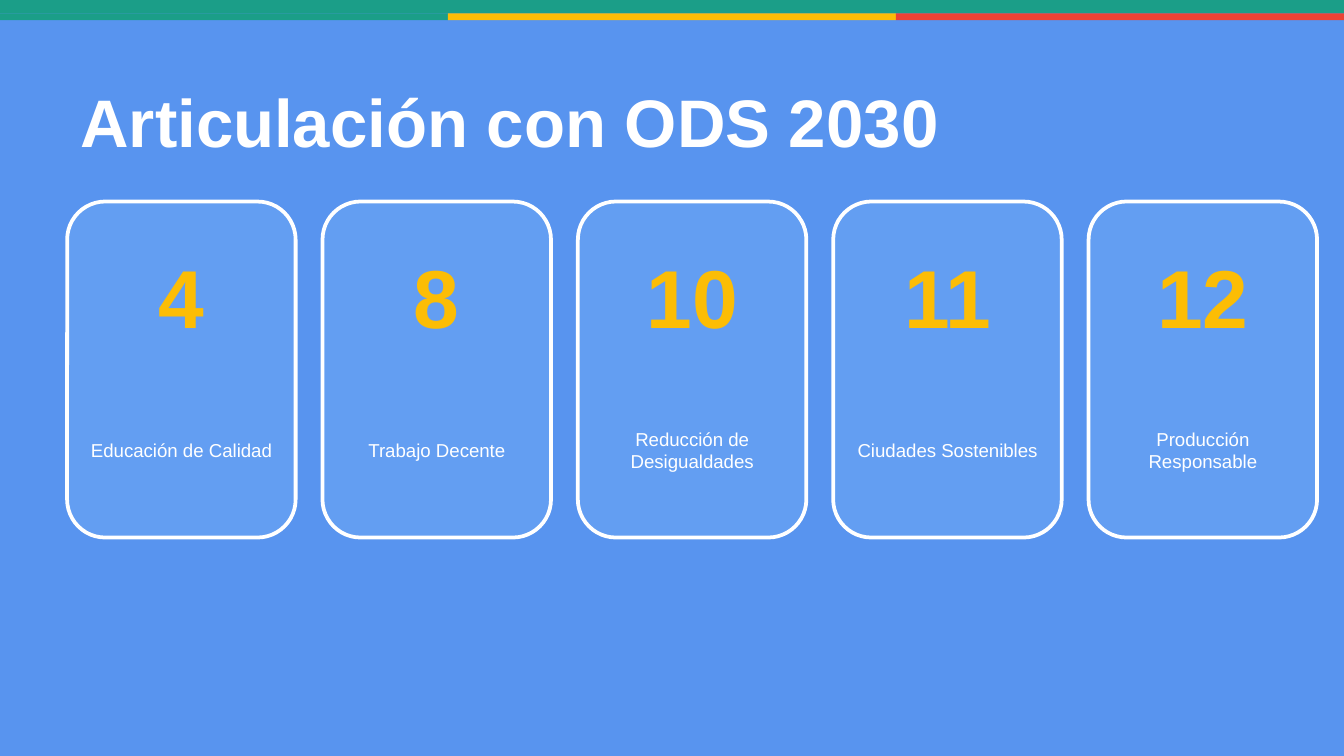
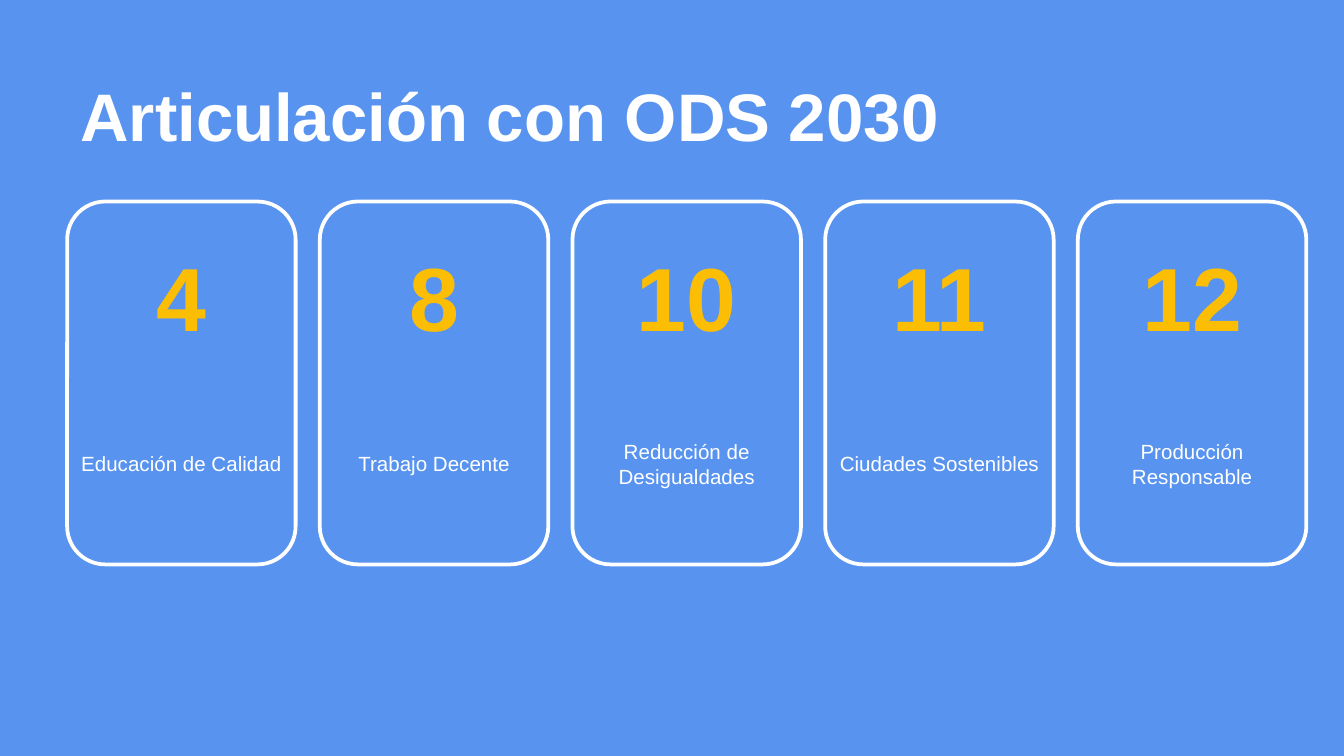
Before and after one commit to alonsoarias/ISER-PEI, a slide deck: slide 23 of PEI-UniRural-Presentacion.pptx. Drawn at 1344x756 pixels with LibreOffice and Linux fonts; fonts in the diff are those of the drawing. Boxes give left, top, right and bottom in pixels: in the first picture for what was removed or moved away, otherwise in the second. Text is boxed around its words. In the diff, an @@ line names an element or a change of style, - is before the commit and + after.

```diff
--- a/PEI-UniRural-Presentacion.pptx
+++ b/PEI-UniRural-Presentacion.pptx
@@ rectangle removed at (x1=0, y1=0, x2=1344, y2=13) @@
@@ rectangle removed at (x1=0, y1=13, x2=448, y2=20) @@
@@ rectangle removed at (x1=448, y1=13, x2=895, y2=20) @@
@@ rectangle removed at (x1=896, y1=13, x2=1344, y2=20) @@
@@ text "Articulación con ODS 2030" moved from (x1=80, y1=97, x2=938, y2=148) to (x1=80, y1=91, x2=938, y2=142) @@
@@ rounded rectangle resized from (x1=67, y1=202, x2=296, y2=538) to (x1=67, y1=202, x2=296, y2=564) @@
@@ rounded rectangle resized from (x1=323, y1=202, x2=551, y2=538) to (x1=320, y1=202, x2=548, y2=564) @@
@@ rounded rectangle resized from (x1=578, y1=202, x2=806, y2=538) to (x1=573, y1=202, x2=801, y2=564) @@
@@ rounded rectangle resized from (x1=833, y1=202, x2=1062, y2=538) to (x1=825, y1=202, x2=1054, y2=564) @@
@@ fill #6FA8F5 at 50% opacity to #5894EF at 60% opacity in 5 elements at (x1=67, y1=202, x2=296, y2=564), (x1=320, y1=202, x2=548, y2=564), (x1=573, y1=202, x2=801, y2=564), (x1=825, y1=202, x2=1054, y2=564), (x1=1078, y1=202, x2=1306, y2=564) @@
@@ rounded rectangle resized from (x1=1089, y1=202, x2=1317, y2=538) to (x1=1078, y1=202, x2=1306, y2=564) @@
@@ text "11" moved from (x1=904, y1=271, x2=991, y2=328) to (x1=892, y1=269, x2=987, y2=331) @@
@@ size 44 to 48 pt in 5 elements at (x1=156, y1=269, x2=206, y2=331), (x1=409, y1=268, x2=459, y2=332), (x1=637, y1=268, x2=737, y2=332), (x1=892, y1=269, x2=987, y2=331), (x1=1142, y1=268, x2=1242, y2=331) @@
@@ text "12" moved from (x1=1157, y1=270, x2=1248, y2=328) to (x1=1142, y1=268, x2=1242, y2=331) @@
@@ text "Ciudades Sostenibles" moved from (x1=858, y1=443, x2=1037, y2=457) to (x1=840, y1=456, x2=1038, y2=471) @@
@@ size 10 to 11 pt in 5 elements at (x1=81, y1=456, x2=281, y2=471), (x1=358, y1=456, x2=510, y2=476), (x1=619, y1=444, x2=755, y2=488), (x1=840, y1=456, x2=1038, y2=471), (x1=1132, y1=444, x2=1252, y2=489) @@
@@ text "Producción Responsable" moved from (x1=1149, y1=432, x2=1258, y2=472) to (x1=1132, y1=444, x2=1252, y2=489) @@
```
Also in this commit, not shown: 38 other slides changed, 1 other file.
